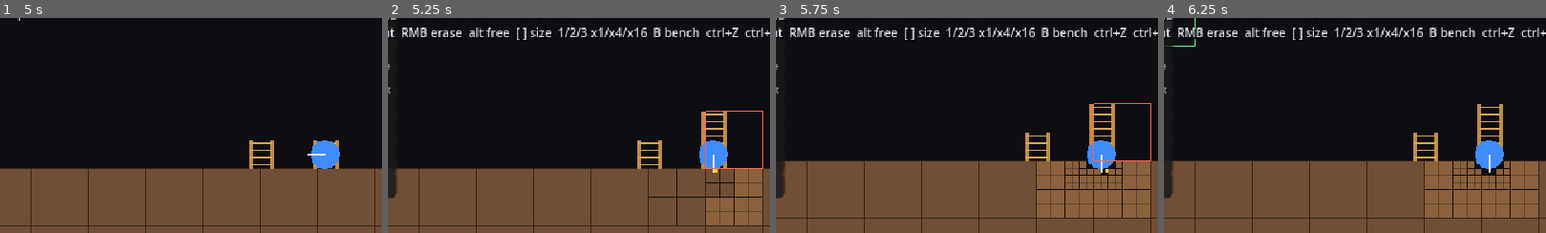
Above: before the commit, frames 1-4 (left to right).
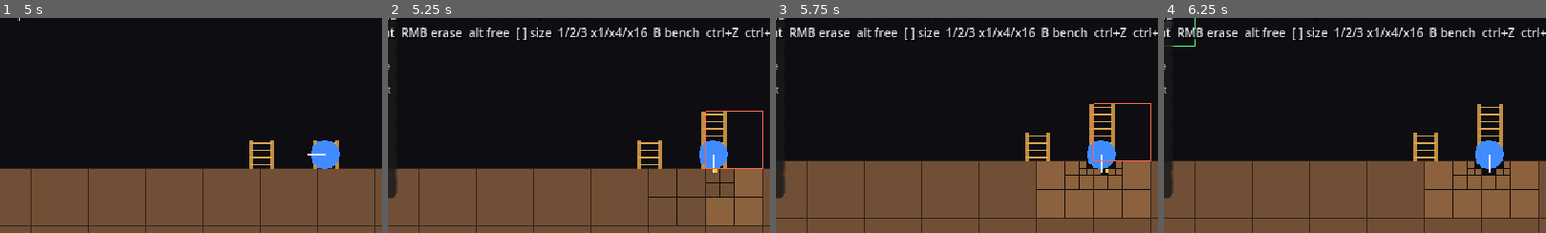
Above: after the commit, the same moments.

Repository: blarvin/Quadtree-Miner
Game: Godot game, scene res://scenes/main.tscn
Same seed, same stepped clock (60 frames per second), same inputs: the game is played once before the commit and once after it.
Inputs (mouse positions are % of the whole screen's width and height, from its top left):
- Up to frame 1 (5 s): tap Enter at 0.5, 3.5 s; move the mouse to (72, 45) at 0.52 s; hold D (move_right) 0.53-1.25 s; hold Space (place_ladder) 0.53-1.25 s; click (72, 45) at 0.67 s; drag from (30, 55) to (45, 70) at 1.27 s; tap Space (place_ladder) at 2 s; move the mouse to (60, 28) at 2.02 s; hold D (move_right) 2.03-2.75 s; tap 1 at 2.1 s; drag from (45, 70) to (20, 35) at 2.77 s; move the mouse to (80, 65) at 3.52 s; hold A (move_left) 3.53-4.25 s; tap 3 at 3.6 s; drag from (20, 35) to (35, 25) at 4.27 s
- Up to frame 2 (5.25 s): tap Space (place_ladder) at 5 s; move the mouse to (55, 50) at 5.02 s; hold S (move_down) from 5.03 s (still down); tap Tab at 5.1 s; click (55, 50) at 5.17 s
- Up to frame 3 (5.75 s): keep holding S (move_down)
- Up to frame 4 (6.25 s): release S (move_down) at 5.75 s; click "easy_dirt" at 5.75 s
The pictures show only the part of the screen within x 7-57%, y 18-68%; the shares and areas given below are measured in that part.

Frame 1 is identical in both runs. In frame 2, 0.2% of the frame differs, in the area x 83-98%, y 70-97%; in frame 3, 0.5%, in the area x 68-98%, y 66-93%; in frame 4, 0.5%.

Commit message:
REmove damage tint, add fracure extent based damage tell

Diff:
--- a/scripts/render/terrain_view.gd
+++ b/scripts/render/terrain_view.gd
@@ -1,7 +1,8 @@
 ## Draws the world in atom units (the parent Stage scales to pixels).
 ## Three channels (GDD 4.1.2): colour class, block border, fracture.
 ## Fractures are the tree, rendered (GDD 4.6.2): a subdivided node draws its
-## cross; a revealed leaf that would subdivide draws it faintly.
+## full cross; a revealed leaf that would subdivide draws one as far as its
+## damage has carried it (GDD 4.9.2). Damage has no channel of its own.
 extends Node2D
 
 @export var void_color: Color = Color(0.05, 0.05, 0.07)
@@ -19,8 +20,17 @@
 }
 @export var border_darken: float = 0.55
 @export var crack_color: Color = Color(0.05, 0.04, 0.04)
-@export var crack_preview_alpha: float = 0.35  ## revealed-but-unbroken cross
-@export var damage_tint: Color = Color(1.0, 0.5, 0.2, 0.25)  ## overlay scaled by damage/resistance
+@export var crack_min_alpha: float = 0.35  ## a promise just opening (GDD 4.9.1)
+## How far a crack spreads before the break, per material (GDD 4.9.2, 4.9.5).
+## 0 keeps a material silent until it breaks; 1 draws the whole cross just
+## before it does. Untuned.
+@export var fracture_tell: Dictionary = {
+	Materials.Id.DIRT: 0.6,
+	Materials.Id.SAND: 1.0,
+	Materials.Id.STONE: 0.35,
+	Materials.Id.HARD_STONE: 0.0,
+	Materials.Id.COAL: 0.8,
+}
 
 var world: World = null
 var view: Rect2 = Rect2()  ## visible area in atoms, set by Main
@@ -50,14 +60,8 @@
 		if node.revealed:
 			fill = material_colors[rule.apparent_material(t.material)]
 		draw_rect(r, fill, true)
-		if node.damage > 0.0 and rule.resistance > 0.0:
-			var tint: Color = damage_tint
-			tint.a *= clampf(node.damage / rule.resistance, 0.0, 1.0)
-			draw_rect(r, tint, true)
 		if node.revealed and node.size > 1 and rule.on_break == Rule.OnBreak.SUBDIVIDE:
-			var c: Color = crack_color
-			c.a = crack_preview_alpha
-			_cross(r, c)
+			_promise(r, node, rule, t)
 		return
 	for q: int in 4:
 		var child: BlockNode = node.children[q]
@@ -68,7 +72,24 @@
 		_draw_node(child, Vector2(Quad.child_origin(q, Vector2i(origin), node.size)), t, child_path)
 	_cross(r, crack_color)
 
-func _cross(r: Rect2, c: Color) -> void:
+## The cross a revealed leaf would subdivide into, inked as far as its damage
+## has carried it: extent = tell x damage / resistance (GDD 4.9.2). Arms grow
+## from the centre outward -- the symmetric case, which needs no impact point
+## (GDD 4.9.4).
+func _promise(r: Rect2, node: BlockNode, rule: Rule, t: BlockTemplate) -> void:
+	if rule.resistance <= 0.0:
+		return  # breaks on any damage; never sits here damaged
+	var tell: float = fracture_tell[rule.apparent_material(t.material)]
+	var extent: float = tell * clampf(node.damage / rule.resistance, 0.0, 1.0)
+	if extent <= 0.0:
+		return
+	var c: Color = crack_color
+	c.a = lerpf(crack_min_alpha, 1.0, extent)
+	_cross(r, c, extent)
+
+## `extent` is the fraction of each arm, from the centre out, that is inked.
+func _cross(r: Rect2, c: Color, extent: float = 1.0) -> void:
 	var mid: Vector2 = r.get_center()
-	draw_line(Vector2(mid.x, r.position.y), Vector2(mid.x, r.end.y), c, -1.0)
-	draw_line(Vector2(r.position.x, mid.y), Vector2(r.end.x, mid.y), c, -1.0)
+	var reach: Vector2 = r.size * 0.5 * extent
+	draw_line(Vector2(mid.x, mid.y - reach.y), Vector2(mid.x, mid.y + reach.y), c, -1.0)
+	draw_line(Vector2(mid.x - reach.x, mid.y), Vector2(mid.x + reach.x, mid.y), c, -1.0)
Not shown, changed: GDD_MinerGame.md
